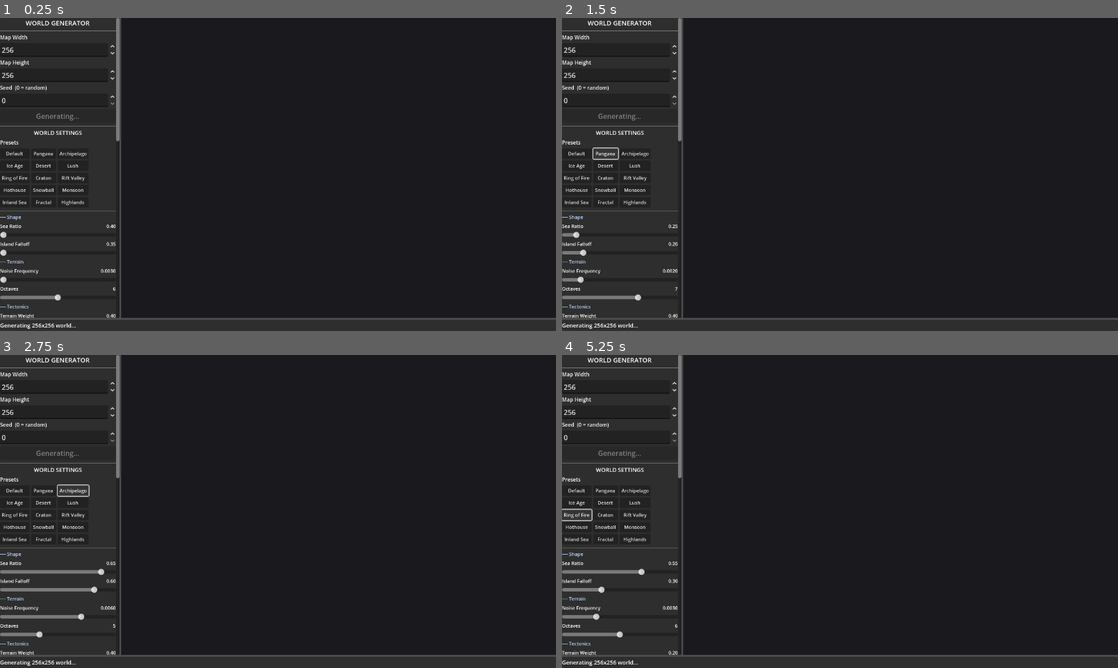
Above: before the commit, frames 1-4 (two rows, left to right).
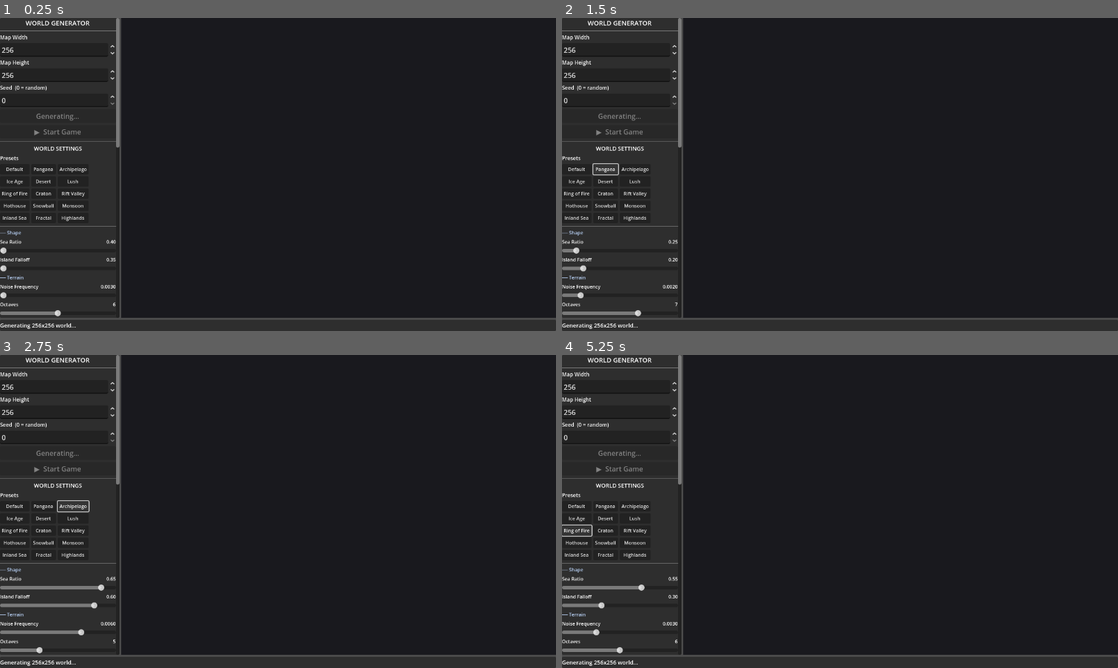
Above: after the commit, the same moments.

Repository: moneybagboyz/Falling-Leaves-Ravensguard
Game: Godot game, scene res://scenes/main.tscn
The game is run twice, just before and just after one commit, with the same random seed, the same clock (stepped at 60 frames per second) and the same inputs.
Inputs:
- Up to frame 1 (0.25 s): no input
- Up to frame 2 (1.5 s): click "Default" at 0.5 s; click "Pangaea" at 1.25 s
- Up to frame 3 (2.75 s): click "Archipelago" at 2 s
- Up to frame 4 (5.25 s): click "Ice Age" at 2.75 s; click "Desert" at 3.5 s; click "Lush" at 4.25 s; click "Ring of Fire" at 5 s

The runs differ from the first frame. In frame 1, 2.1% of the frame differs, in the area x 0-22%, y 34-96%; in frame 2, 2.3%; in frame 3, 3.0%; in frame 4, 2.6%.

Commit message:
Add Start Game button and overworld play mode to world_map.gd

Diff:
--- a/autoloads/game_clock.gd
+++ b/autoloads/game_clock.gd
@@ -19,7 +19,8 @@
 var time_scale: float = 1.0
 
 ## Whether the clock is paused by the player (separate from time_scale).
-var paused: bool = false
+## Starts true so the world generator does not tick the simulation.
+var paused: bool = true
 
 var _accumulator: float = 0.0
 
--- a/autoloads/world_state.gd
+++ b/autoloads/world_state.gd
@@ -17,7 +17,6 @@
 func _ready() -> void:
 	# Connect to GameClock once it is available (it is an autoload, so always ready).
 	GameClock.daily_pulse.connect(_on_daily_pulse)
-	GameClock.weekly_pulse.connect(_on_weekly_pulse)
 
 
 ## Called by world_map.gd whenever a new map finishes generating.
@@ -33,28 +32,6 @@
 func _on_daily_pulse(_turn: int) -> void:
 	for s in settlements:
 		s.daily_tick()
-
-
-## Weekly digest — printed to the Output console as the smoke-test.
-func _on_weekly_pulse(turn: int) -> void:
-	if settlements.is_empty():
-		return
-	var week: int    = turn / 168
-	var total_pop:      int   = 0
-	var total_grain:    float = 0.0
-	var total_treasury: float = 0.0
-	for s: Settlement in settlements:
-		total_pop      += s.population
-		total_grain    += s.market.get_stock("grain")
-		total_treasury += s.treasury
-	print("[Week %d] settlements:%d  pop:%d  grain:%.0f  treasury:%.0fg" % [
-		week, settlements.size(), total_pop, total_grain, total_treasury
-	])
-	# Print full detail for the two highest-tier settlements
-	var sample: Array = settlements.duplicate()
-	sample.sort_custom(func(a: Settlement, b: Settlement) -> bool: return a.tier > b.tier)
-	for i in range(mini(2, sample.size())):
-		print(sample[i].summary())
 
 
 ## Returns the settlement at world tile (tx, ty), or null.
--- a/scripts/ui/world_map.gd
+++ b/scripts/ui/world_map.gd
@@ -44,10 +44,14 @@
 var _height_spin:   SpinBox     = null
 var _mode_buttons:  Array[Button] = []
 var _gen_button:    Button      = null
-
-# ----- Simulation UI -----
-var _sim_label:  Label  = null
-var _pause_btn:  Button = null
+var _start_btn:     Button         = null   ## "Start Game" — enabled after first gen
+
+# ----- Play mode -----
+var _play_mode: bool           = false
+var _gen_panel: PanelContainer = null   ## generator sidebar (hidden in play mode)
+var _play_panel: PanelContainer = null  ## overworld HUD (shown in play mode)
+var _play_day_lbl:   Label     = null
+var _play_hover_lbl: Label     = null
 
 # ----- World-settings sliders -----
 var _sl_sea_ratio:       HSlider = null
@@ -111,11 +115,13 @@
 			world_data.world_seed, world_data.width, world_data.height]
 		_gen_button.disabled = false
 		_gen_button.text = "Generate  [R]"
-	# Update simulation day counter.
-	if _sim_label != null:
-		var d: int = (GameClock.day() - 1) % 360 + 1
-		var y: int = (GameClock.day() - 1) / 360 + 1
-		_sim_label.text = "Day %d  Year %d" % [d, y]
+		_start_btn.disabled = false
+
+	# Update play HUD clock display each frame.
+	if _play_mode and _play_day_lbl != null:
+		_play_day_lbl.text = "Day %d — %02d:00" % [GameClock.day(), GameClock.hour_of_day()]
+		var paused_tag: String = "  |  PAUSED" if GameClock.paused else ""
+		_status_label.text = "Day %d  |  %02d:00%s" % [GameClock.day(), GameClock.hour_of_day(), paused_tag]
 
 
 # ==================================================================
@@ -136,7 +142,10 @@
 	hbox.size_flags_vertical = Control.SIZE_EXPAND_FILL
 	_world_ui.add_child(hbox)
 
-	_build_sidebar(hbox)
+	_gen_panel = _build_sidebar(hbox)
+	_play_panel = _build_play_sidebar()
+	_play_panel.hide()
+	hbox.add_child(_play_panel)
 	_build_map_area(hbox)
 
 	# ── Status bar ───────────────────────────────────────────────
@@ -151,7 +160,7 @@
 	status_panel.add_child(_status_label)
 
 
-func _build_sidebar(parent: HBoxContainer) -> void:
+func _build_sidebar(parent: HBoxContainer) -> PanelContainer:
 	var panel := PanelContainer.new()
 	panel.custom_minimum_size = Vector2(SIDEBAR_WIDTH, 0)
 	panel.size_flags_vertical = Control.SIZE_EXPAND_FILL
@@ -193,6 +202,12 @@
 	_gen_button.text = "Generate  [R]"
 	_gen_button.pressed.connect(_generate_world)
 	vbox.add_child(_gen_button)
+
+	_start_btn = Button.new()
+	_start_btn.text = "▶  Start Game"
+	_start_btn.disabled = true
+	_start_btn.pressed.connect(_start_game)
+	vbox.add_child(_start_btn)
 
 	vbox.add_child(HSeparator.new())
 
@@ -322,36 +337,6 @@
 
 	vbox.add_child(HSeparator.new())
 
-	# ── Simulation ────────────────────────────────────────────────
-	vbox.add_child(_make_section_label("── Simulation"))
-
-	_sim_label = Label.new()
-	_sim_label.text = "Day 1  Year 1"
-	_sim_label.add_theme_font_size_override("font_size", 12)
-	vbox.add_child(_sim_label)
-
-	_pause_btn = Button.new()
-	_pause_btn.text = "⏸ Pause"
-	_pause_btn.toggle_mode = true
-	_pause_btn.button_pressed = GameClock.paused
-	_pause_btn.toggled.connect(func(p: bool) -> void:
-		GameClock.paused = p
-		_pause_btn.text = "▶ Resume" if p else "⏸ Pause")
-	vbox.add_child(_pause_btn)
-
-	var speed_box := HBoxContainer.new()
-	vbox.add_child(speed_box)
-	for entry: Array in [["1×", 1.0], ["10×", 0.1], ["100×", 0.01]]:
-		var sbtn := Button.new()
-		sbtn.text = entry[0]
-		sbtn.size_flags_horizontal = Control.SIZE_EXPAND_FILL
-		sbtn.add_theme_font_size_override("font_size", 11)
-		var spd: float = entry[1]
-		sbtn.pressed.connect(func() -> void: GameClock.time_scale = spd)
-		speed_box.add_child(sbtn)
-
-	vbox.add_child(HSeparator.new())
-
 	# ── Tips ──────────────────────────────────────────────────────
 	var tips := Label.new()
 	tips.text = "Scroll: zoom\nMiddle-drag: pan\nRight-click: reset view"
@@ -359,6 +344,95 @@
 	tips.modulate = Color(0.7, 0.7, 0.7)
 	tips.autowrap_mode = TextServer.AUTOWRAP_WORD_SMART
 	vbox.add_child(tips)
+
+	return panel
+
+
+# ==================================================================
+# Play sidebar and Start Game
+# ==================================================================
+
+func _build_play_sidebar() -> PanelContainer:
+	var panel := PanelContainer.new()
+	panel.custom_minimum_size = Vector2(SIDEBAR_WIDTH, 0)
+	panel.size_flags_vertical = Control.SIZE_EXPAND_FILL
+
+	var vbox := VBoxContainer.new()
+	vbox.size_flags_vertical = Control.SIZE_EXPAND_FILL
+	vbox.add_theme_constant_override("separation", 6)
+	panel.add_child(vbox)
+
+	var title := Label.new()
+	title.text = "OVERWORLD"
+	title.add_theme_font_size_override("font_size", 15)
+	title.horizontal_alignment = HORIZONTAL_ALIGNMENT_CENTER
+	vbox.add_child(title)
+
+	vbox.add_child(HSeparator.new())
+
+	_play_day_lbl = Label.new()
+	_play_day_lbl.text = "Day 1 — 00:00"
+	_play_day_lbl.add_theme_font_size_override("font_size", 13)
+	_play_day_lbl.horizontal_alignment = HORIZONTAL_ALIGNMENT_CENTER
+	vbox.add_child(_play_day_lbl)
+
+	vbox.add_child(HSeparator.new())
+
+	vbox.add_child(_make_label("Speed"))
+	var speed_row := HBoxContainer.new()
+	speed_row.add_theme_constant_override("separation", 3)
+	vbox.add_child(speed_row)
+
+	# Pause toggle
+	var pause_btn := Button.new()
+	pause_btn.text = "⏸"
+	pause_btn.toggle_mode = true
+	pause_btn.size_flags_horizontal = Control.SIZE_EXPAND_FILL
+	pause_btn.toggled.connect(func(on: bool): GameClock.paused = on)
+	speed_row.add_child(pause_btn)
+
+	# Speed presets
+	for entry: Array in [["1×", 1.0], ["5×", 0.2], ["25×", 0.04]]:
+		var btn := Button.new()
+		btn.text = entry[0]
+		btn.size_flags_horizontal = Control.SIZE_EXPAND_FILL
+		var sv: float = entry[1]
+		btn.pressed.connect(func():
+			GameClock.time_scale = sv
+			GameClock.paused = false
+			pause_btn.button_pressed = false
+		)
+		speed_row.add_child(btn)
+
+	vbox.add_child(HSeparator.new())
+
+	vbox.add_child(_make_label("Tile Info"))
+	_play_hover_lbl = Label.new()
+	_play_hover_lbl.text = "—"
+	_play_hover_lbl.autowrap_mode = TextServer.AUTOWRAP_WORD_SMART
+	_play_hover_lbl.add_theme_font_size_override("font_size", 12)
+	vbox.add_child(_play_hover_lbl)
+
+	vbox.add_child(HSeparator.new())
+
+	var play_tips := Label.new()
+	play_tips.text = "Scroll: zoom\nMiddle-drag: pan\nRight-click: reset view\nDouble-click: drill in\nSpace: pause / unpause"
+	play_tips.add_theme_font_size_override("font_size", 11)
+	play_tips.modulate = Color(0.7, 0.7, 0.7)
+	play_tips.autowrap_mode = TextServer.AUTOWRAP_WORD_SMART
+	vbox.add_child(play_tips)
+
+	return panel
+
+
+func _start_game() -> void:
+	if world_data == null:
+		return
+	_play_mode = true
+	_gen_panel.hide()
+	_play_panel.show()
+	GameClock.paused = false
+	_status_label.text = "Day 1 — overworld simulation running  |  Space to pause"
 
 
 func _build_map_area(parent: HBoxContainer) -> void:
@@ -556,7 +630,12 @@
 	if not event is InputEventKey or not event.pressed:
 		return
 	match event.keycode:
-		KEY_R: _generate_world()
+		KEY_R:
+			if not _play_mode:
+				_generate_world()
+		KEY_SPACE:
+			if _play_mode:
+				GameClock.paused = not GameClock.paused
 		KEY_B: _set_mode(MapRenderer.ViewMode.BIOME)
 		KEY_A: _set_mode(MapRenderer.ViewMode.ALTITUDE)
 		KEY_T: _set_mode(MapRenderer.ViewMode.TEMPERATURE)
@@ -636,6 +715,8 @@
 		"[%d, %d] ● PINNED\n%s%s\n\nAlt:   %.2f\nTemp:  %.2f\nRain:  %.2f\nDrain: %.2f\nProsp: %.2f\nFlow:  %.2f\n\n[click to unpin]"
 		% [tx, ty, biome_name, water_tag, alt, temp, precip, drain, prosp, flow_v]
 	)
+	if _play_hover_lbl != null:
+		_play_hover_lbl.text = _hover_label.text
 
 
 func _update_hover(mouse_pos: Vector2) -> void:
@@ -673,6 +754,8 @@
 		"[%d, %d]\n%s%s\n\nAlt:   %.2f\nTemp:  %.2f\nRain:  %.2f\nDrain: %.2f\nProsp: %.2f\nFlow:  %.2f"
 		% [tx, ty, biome_name, water_tag, alt, temp, precip, drain, prosp, flow_v]
 	)
+	if _play_hover_lbl != null:
+		_play_hover_lbl.text = _hover_label.text
 
 
 # ==================================================================
